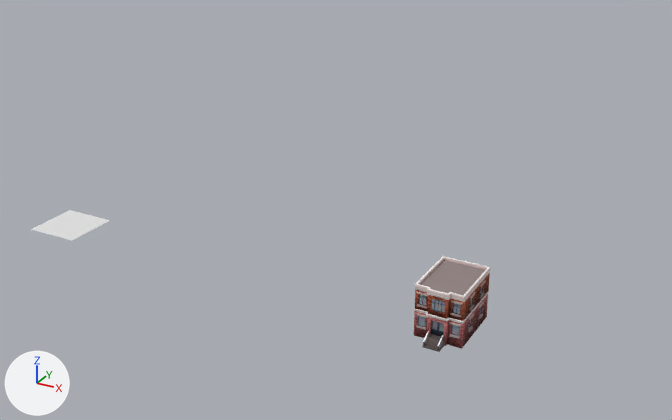
The Blender file cubicity_ASSETS/cubicity_ASSETS.blend as it was, and as the next commit left it.
Rendered twice from a 50 mm lens placed at (8.6, -22.6, 14.3), pointed at (-4.6, 1.3, 2.3). The axes (+X, +Y, +Z) are drawn at lower left. The lights are the same throughout.

The first picture shows '0-res-GN-A-floor-bottom', '1-res-GN-A-floor-mid', '2-res-GN-A-floor-top', 'residential-parametric-A-rf'.
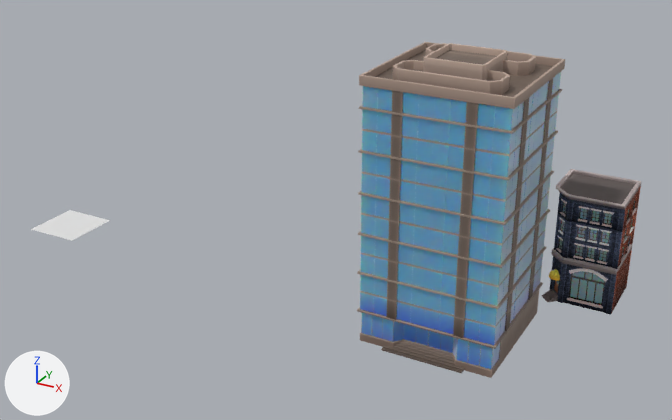
Changed parts and their boxes (x1, y1, x2, y2) in the pictures (672 x 420 px):
'skyscraper-a-floors-rf', shown: after (360, 72, 561, 346)
'skyscraper-a-roof-rf', shown: after (359, 42, 565, 109)
'skyscraper-a-floor-1-rf', shown: after (360, 290, 539, 378)
'skyscraper-a-separators-rf', shown: after (357, 89, 562, 349)
'residential-corner-A-floor-bottom', shown: after (541, 249, 632, 315)
'residential-corner-A-floors-middle', shown: after (554, 208, 638, 269)
'residential-corner-A-roof', shown: after (556, 169, 641, 210)
'residential-corner-A-floor-top', shown: after (557, 186, 641, 232)
'skyscraper-a-staircase-rf', shown: after (381, 341, 464, 373)
'residential-corner-A-separator', shown: after (552, 243, 633, 275)
'residential-corner-A-floor-bottom-cover', shown: after (549, 269, 560, 281)
'0-res-GN-A-floor-bottom', unchanged, covered by the edit: before (414, 292, 488, 352)
'2-res-GN-A-floor-top', unchanged, covered by the edit: before (415, 256, 490, 300)
'1-res-GN-A-floor-mid', unchanged, covered by the edit: before (415, 271, 490, 321)

Diff of the bpy script that builds the scene:
```diff
--- a/cubicity_ASSETS/cubicity_ASSETS.blend.py
+++ b/cubicity_ASSETS/cubicity_ASSETS.blend.py
@@ ob_skyscraper_a_floor_1_rf @@
 _m = ob_skyscraper_a_floor_1_rf.modifiers.new('Mirror', 'MIRROR')
 _m.use_clip = True
-ob_skyscraper_a_floor_1_rf.hide_set(True)  # its collection is switched off
@@ ob_skyscraper_a_floors_rf @@
 _m = ob_skyscraper_a_floors_rf.modifiers.new('Array', 'ARRAY')
 _m.offset_object = ob_skyscraper_a_array_rotation
-ob_skyscraper_a_floors_rf.hide_set(True)  # its collection is switched off
@@ ob_skyscraper_a_separators_rf @@
 _m = ob_skyscraper_a_separators_rf.modifiers.new('Array', 'ARRAY')
 _m.relative_offset_displace = (0.0, 0.0, 2.0)
-ob_skyscraper_a_separators_rf.hide_set(True)  # its collection is switched off
@@ ob_skyscraper_a_staircase_rf @@
 ob_skyscraper_a_staircase_rf.location = (0.0, 0.0, 0.0)
-ob_skyscraper_a_staircase_rf.hide_set(True)  # its collection is switched off
@@ ob_skyscraper_a_roof_rf @@
 _m = ob_skyscraper_a_roof_rf.modifiers.new('Mirror', 'MIRROR')
 _m.use_clip = True
-ob_skyscraper_a_roof_rf.hide_set(True)  # its collection is switched off
@@ ob_residential_corner_a_floor_bottom @@
 _m = ob_residential_corner_a_floor_bottom.modifiers.new('Mirror', 'MIRROR')
 _m.use_clip = True
-ob_residential_corner_a_floor_bottom.hide_set(True)  # its collection is switched off
@@ ob_residential_corner_a_floor_top @@
 _m = ob_residential_corner_a_floor_top.modifiers.new('Mirror', 'MIRROR')
 _m.use_clip = True
-ob_residential_corner_a_floor_top.hide_set(True)  # its collection is switched off
@@ ob_residential_corner_a_separator @@
 ob_residential_corner_a_separator.rotation_euler = (0.0, 0.0, -0.785)  # degrees (0, 0, -45)
-ob_residential_corner_a_separator.hide_set(True)  # its collection is switched off
@@ ob_residential_corner_a_floors_middle @@
 _m = ob_residential_corner_a_floors_middle.modifiers.new('Array', 'ARRAY')
 _m.relative_offset_displace = (0.0, 0.0, 1.0)
-ob_residential_corner_a_floors_middle.hide_set(True)  # its collection is switched off
@@ ob_residential_corner_a_roof @@
 ob_residential_corner_a_roof.rotation_euler = (0.0, 0.0, -0.785)  # degrees (0, 0, -45)
-ob_residential_corner_a_roof.hide_set(True)  # its collection is switched off
@@ ob_residential_corner_a_floor_bottom_cover @@
 ob_residential_corner_a_floor_bottom_cover.location = (2.17, 3.17, 0.79)
-ob_residential_corner_a_floor_bottom_cover.hide_set(True)  # its collection is switched off
```
